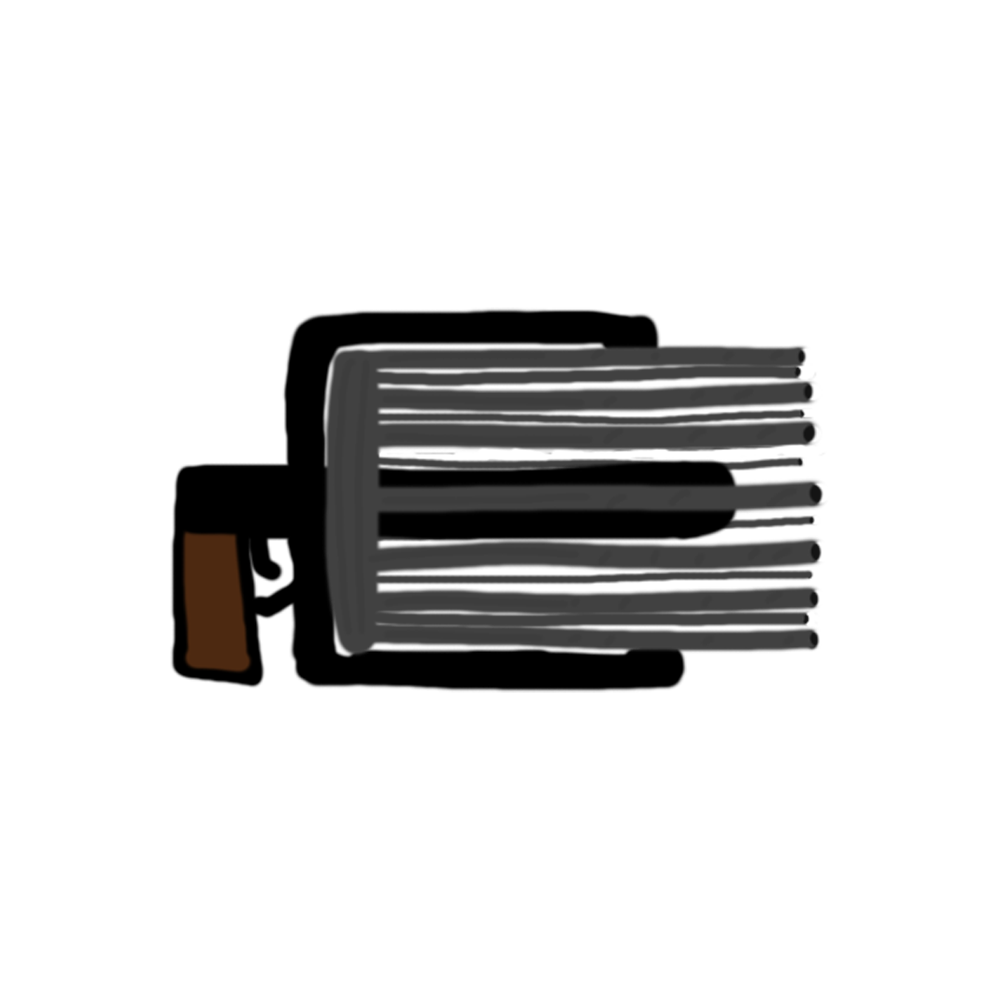
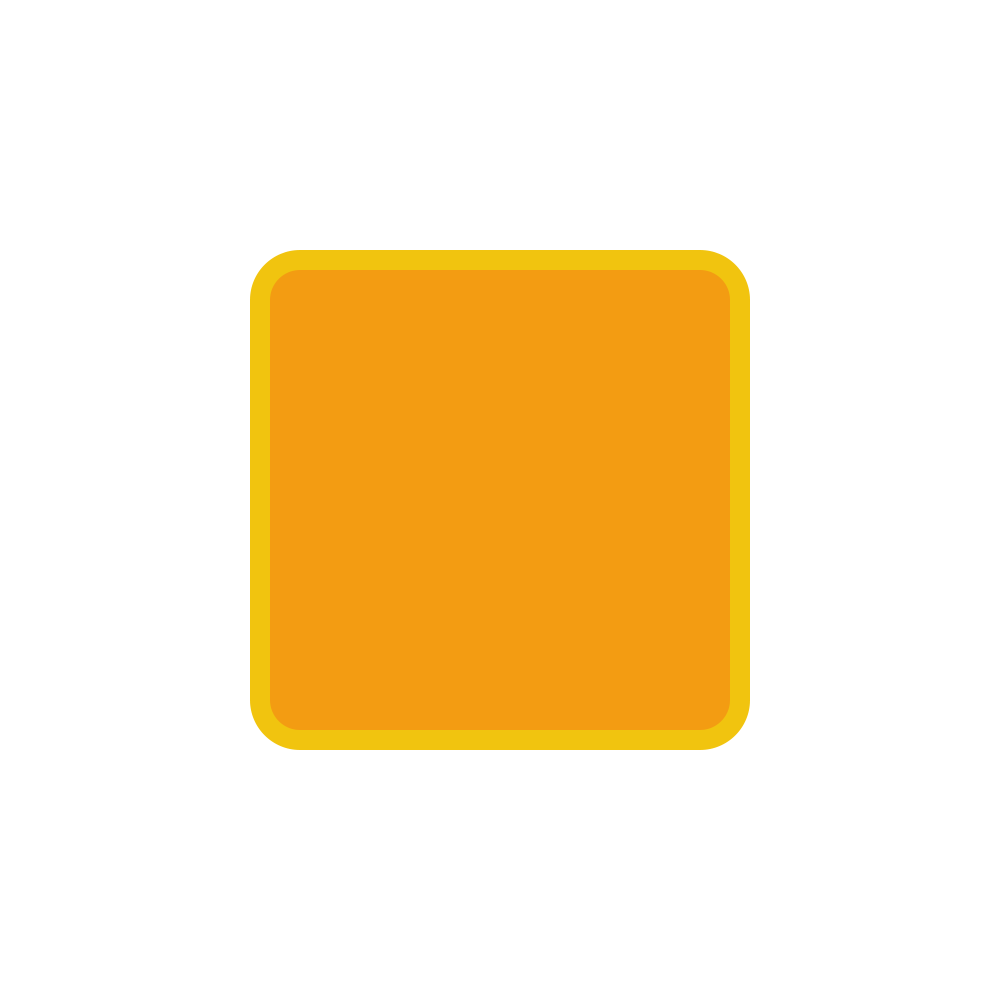
Layered file, before and after one edit (1000 × 1000). Changes by layer:
hid group "Guns" (3 layers) over [170,307,828,693]
showed group "Environment" (3 layers) over [170,250,750,750]
added layer "Item" in group "Environment" over [250,250,750,750]
